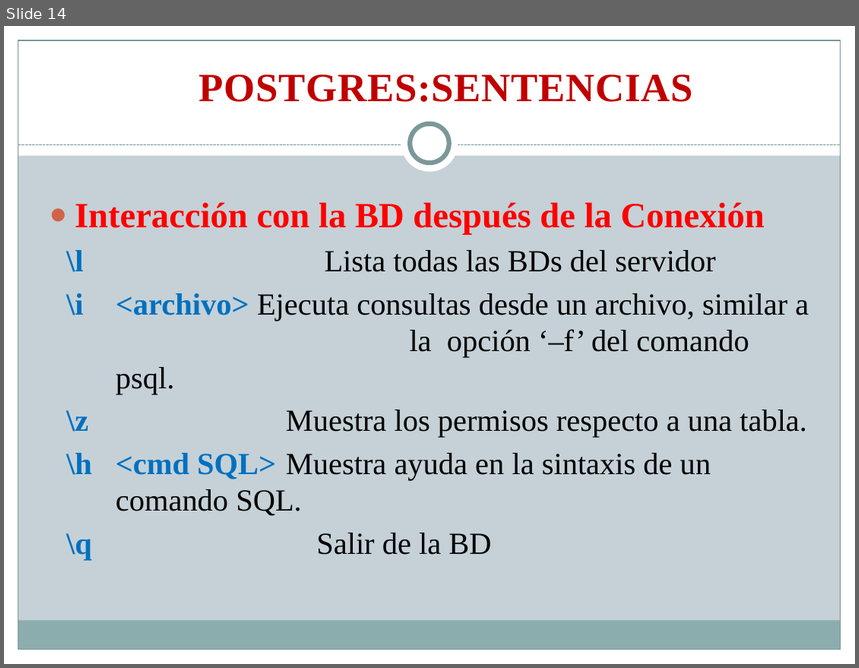
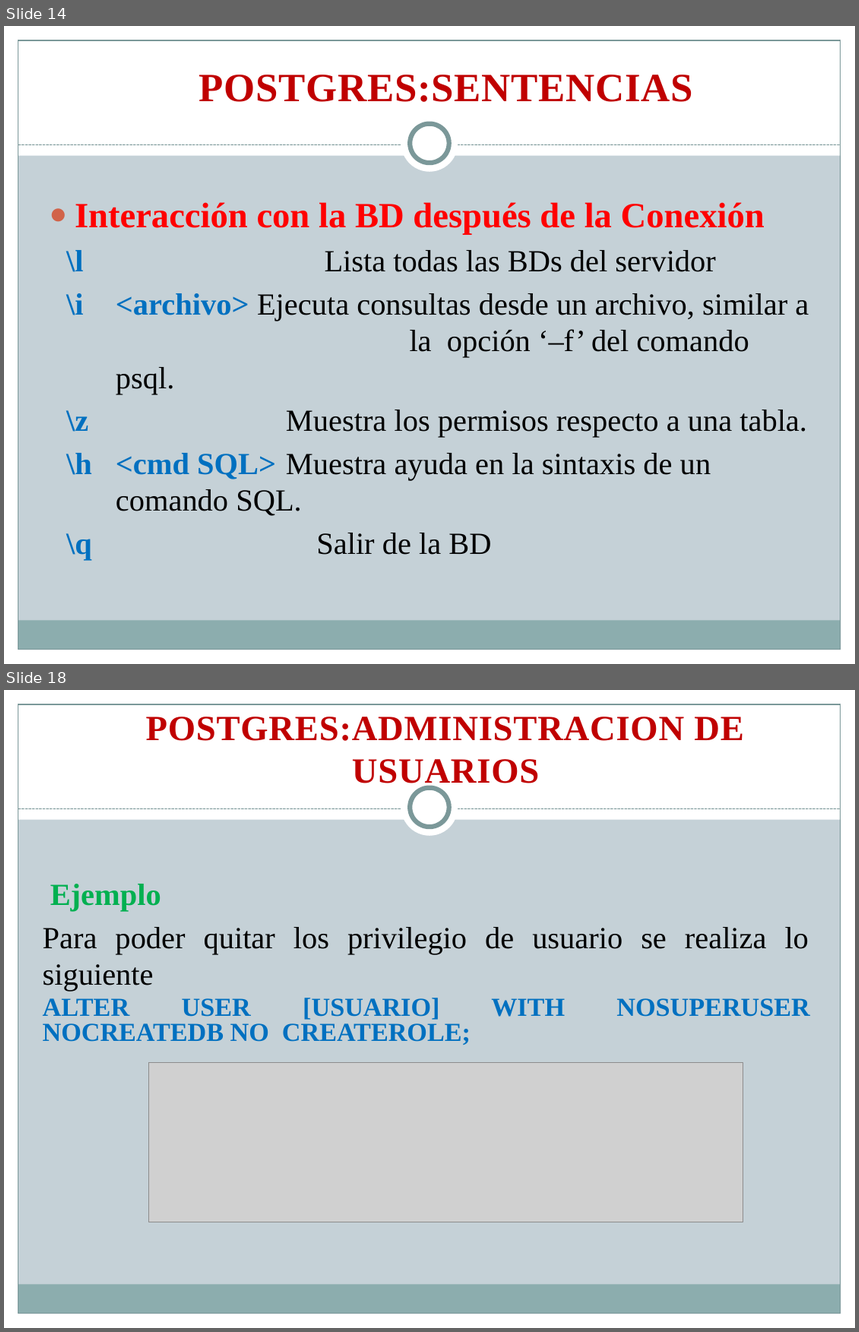
Before and after one commit to rudyrsr/Curso-DBMS, a slide deck: Dia 7 Y 8/Dia 7 - 8.pptx. Shown one above the other, each under a label of ours: slide 14 before the commit, slides 14 and 18 after it; the slides between them are not shown. The pictures are 859x668 and 859x1332 pixels, drawn with LibreOffice and Linux fonts; fonts in the diff are those of the drawing; grey boxes stand for pictures. Boxes give left, top, right and bottom in pixels: in the first picture for what was removed or moved away, otherwise in the second. Text is boxed around its words. In the diff, an @@ line names an element or a change of style, - is before the commit and + after.

```diff
--- a/Dia 7 Y 8/Dia 7 - 8.pptx
+++ b/Dia 7 Y 8/Dia 7 - 8.pptx
@@ slide 18 added at [4,690,855,1328], background #C5D1D7; not listed: 9 template elements that a slide beside it also shows @@
@@ text added at [146,717,744,790], 30 pt, text #C00000, bold @@
+POSTGRES:ADMINISTRACION DE USUARIOS
@@ text added at [43,884,809,1045], 26 pt, text #000000, bold @@
+Ejemplo
+Para poder quitar los privilegio de usuario se realiza lo siguiente
+ALTER USER [USUARIO] WITH NOSUPERUSER NOCREATEDB NO CREATEROLE;
@@ picture added at [148,1063,743,1222] @@
```
Also in this commit, not shown: 2 slides changed, 8 other slides added, 2 other files.
